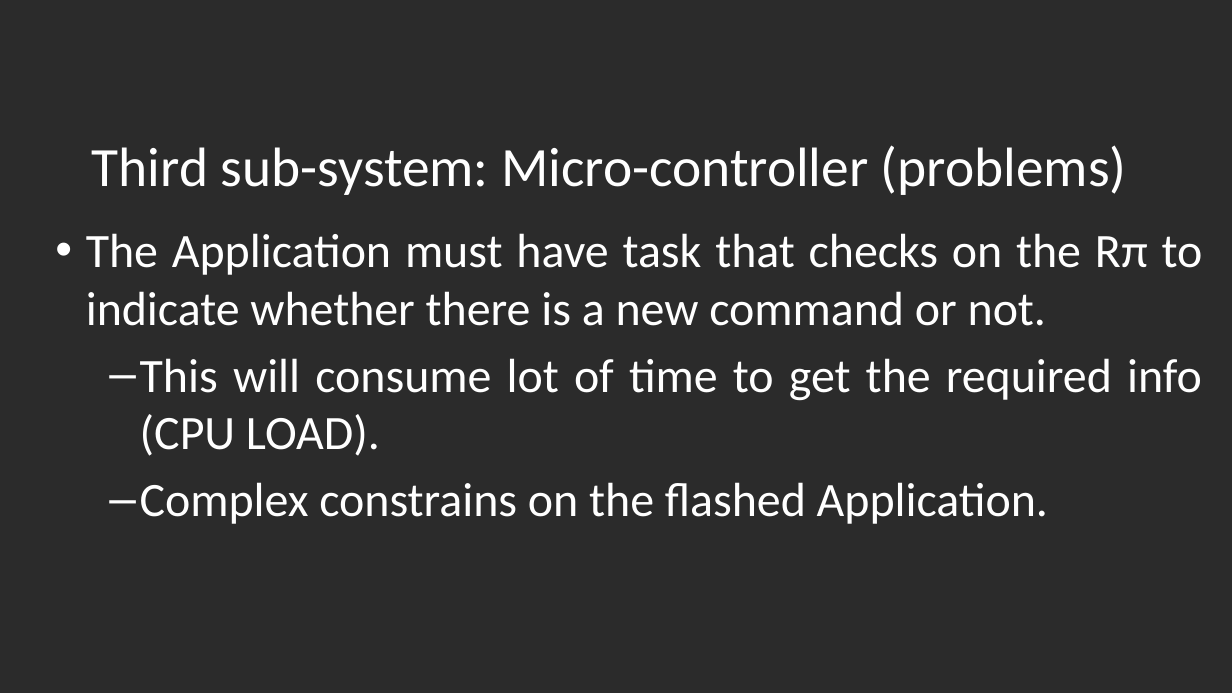
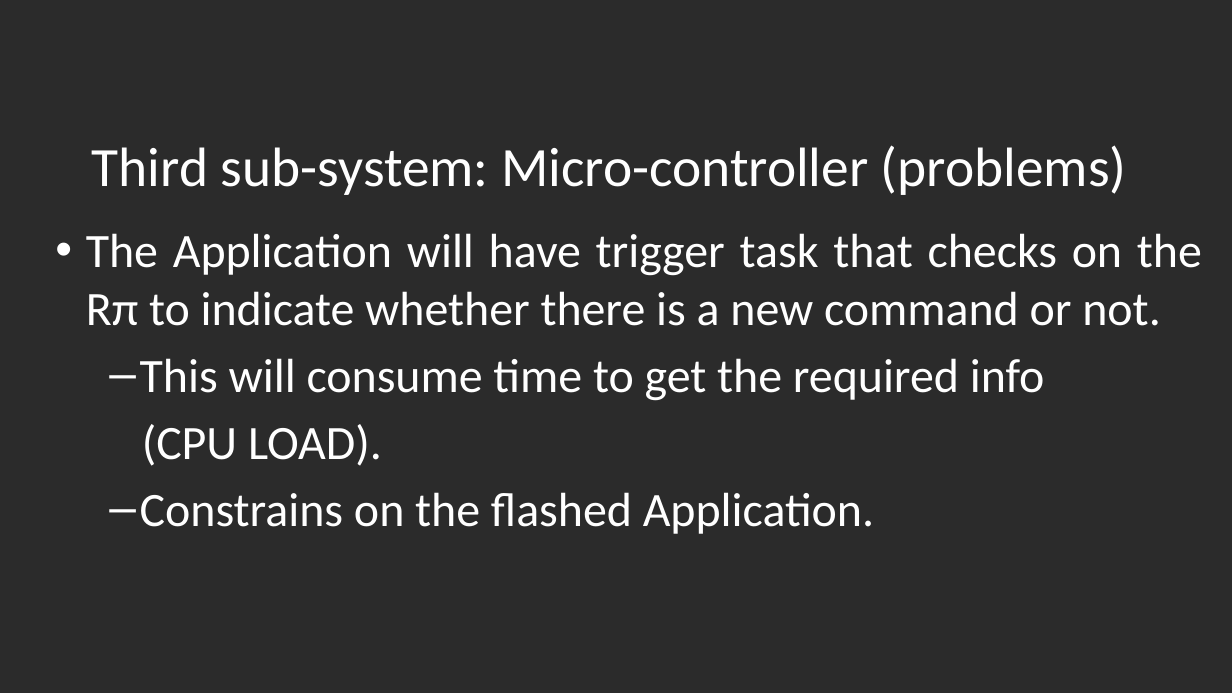
Before and after one commit to Marcelle-Samir/Firmware_Over_The_Air, a slide deck: slide 22 of Project proposal.pptx (slide 23 before the commit). Drawn at 1232x693 pixels with LibreOffice and Linux fonts; fonts in the diff are those of the drawing; background and template pictures are left out; a plain dark background stands for a picture behind light text. Boxes give left, top, right and bottom in pixels: in the first picture for what was removed or moved away, otherwise in the second. Text is boxed around its words. In the diff, an @@ line names an element or a change of style, - is before the commit and + after.

```diff
--- a/Project proposal.pptx
+++ b/Project proposal.pptx
@@ text at [86, 233, 1202, 534]: text changed @@
-• The Application must have task that checks on the Rπ to indicate whether there is a new command or not.
-  – This will consume lot of time to get the required info (CPU LOAD).
-  – Complex constrains on the flashed Application.
+• The Application will have trigger task that checks on the Rπ to indicate whether there is a new command or not.
+  – This will consume time to get the required info
+  (CPU LOAD).
+  – Constrains on the flashed Application.
```
Also in this commit, not shown: 16 other slides changed, 1 slide added, 3 slides removed.
